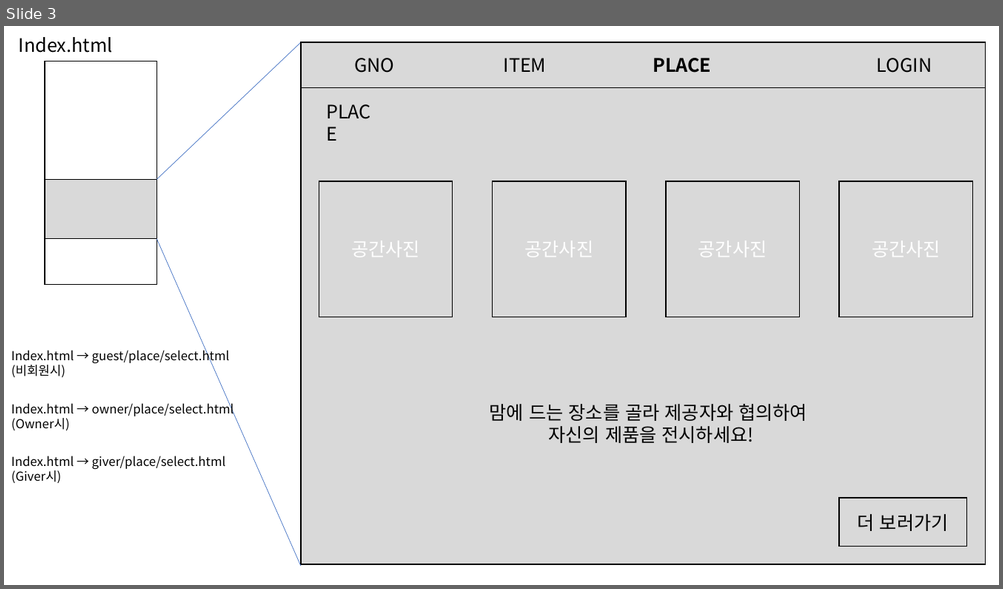
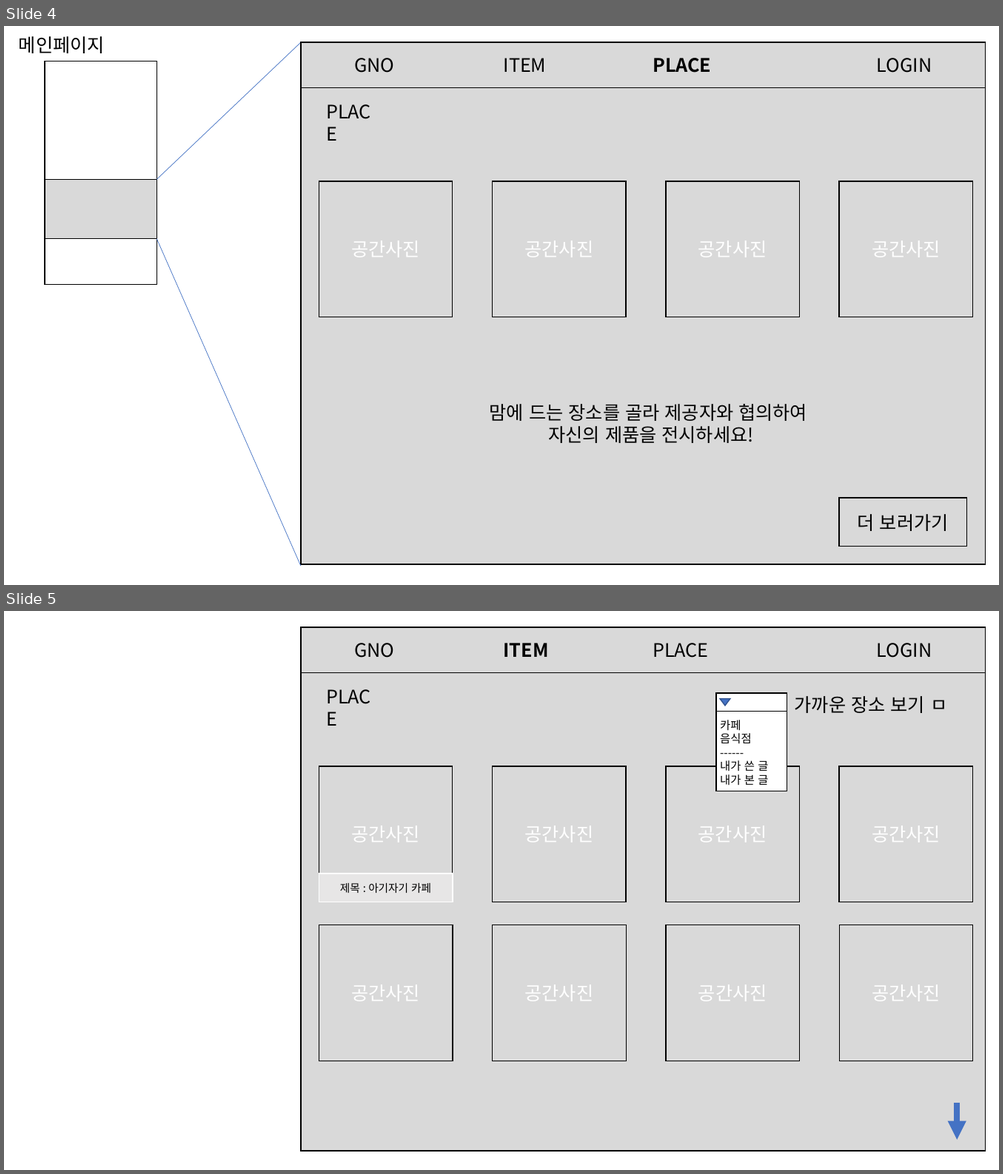
Before and after one commit to bigwin26/spring, a slide deck: GNO/3조 메인페이지 디자인.pptx. Shown one above the other, each under a label of ours: slide 3 before the commit, slides 4 and 5 after it. The pictures are 1003x589 and 1003x1174 pixels, drawn with LibreOffice and Linux fonts; fonts in the diff are those of the drawing. Boxes give left, top, right and bottom in pixels: in the first picture for what was removed or moved away, otherwise in the second. Text is boxed around its words. In the diff, an @@ line names an element or a change of style, - is before the commit and + after.

```diff
--- a/GNO/3조 메인페이지 디자인.pptx
+++ b/GNO/3조 메인페이지 디자인.pptx
@@ slide 5 added at [4,611,999,1170], background #FFFFFF @@
@@ rectangle added at [301,627,985,1151], fill #D9D9D9, outline #000000 1 pt @@
@@ rectangle added at [301,627,985,673], fill #D9D9D9, outline #000000 1 pt, 18 pt, text #000000 @@
+GNO ITEM PLACE LOGIN
@@ text added at [652,643,708,658], 18 pt, text #000000 @@
+PLACE
@@ rectangle added at [716,693,787,791], fill #FFFFFF, outline #000000 1 pt @@
@@ rectangle added at [716,693,787,711], fill #FFFFFF, outline #000000 1 pt @@
@@ triangle added at [720,699,730,706], fill #4472C4, outline #325491 1 pt @@
@@ text added at [794,696,947,713], 18 pt, text #000000 @@
+가까운 장소 보기 ㅁ
@@ text added at [720,720,768,785], 11 pt, text #000000 @@
+카페
+음식점
+------
+내가 쓴 글
+내가 본 글
@@ rectangle added at [318,766,452,902], fill #D9D9D9, outline #000000 1 pt, 18 pt, text #FFFFFF @@
+공간사진
@@ rectangle added at [492,766,626,902], fill #D9D9D9, outline #000000 1 pt, 18 pt, text #FFFFFF @@
+공간사진
@@ rectangle added at [666,766,800,902], fill #D9D9D9, outline #000000 1 pt, 18 pt, text #FFFFFF @@
+공간사진
@@ rectangle added at [839,766,973,902], fill #D9D9D9, outline #000000 1 pt, 18 pt, text #FFFFFF @@
+공간사진
@@ rectangle added at [318,874,452,902], fill #E7E6E6, outline #FFFFFF 1 pt, 10.5 pt, text #000000 @@
+제목 : 아기자기 카페
@@ rectangle added at [318,925,452,1061], fill #D9D9D9, outline #000000 1 pt, 18 pt, text #FFFFFF @@
+공간사진
@@ rectangle added at [492,925,626,1061], fill #D9D9D9, outline #000000 1 pt, 18 pt, text #FFFFFF @@
+공간사진
@@ rectangle added at [666,925,800,1061], fill #D9D9D9, outline #000000 1 pt, 18 pt, text #FFFFFF @@
+공간사진
@@ rectangle added at [839,925,973,1061], fill #D9D9D9, outline #000000 1 pt, 18 pt, text #FFFFFF @@
+공간사진
@@ arrow added from (957, 1103) to (957, 1140), #4472C4 6 pt @@
@@ what was slide 3 is now slide 4 @@
@@ slide 4 changed as well @@
@@ text at [19,36,105,53]: text changed @@
-Index.html
+메인페이지
@@ text removed at [11,348,230,378] @@
-Index.html → guest/place/select.html
-(비회원시)
@@ text removed at [11,401,234,431] @@
-Index.html → owner/place/select.html
-(Owner시)
@@ text removed at [11,456,226,483] @@
-Index.html → giver/place/select.html
-(Giver시)
```
Also in this commit, not shown: 2 other slides changed, 16 other slides added, 1 other file.
